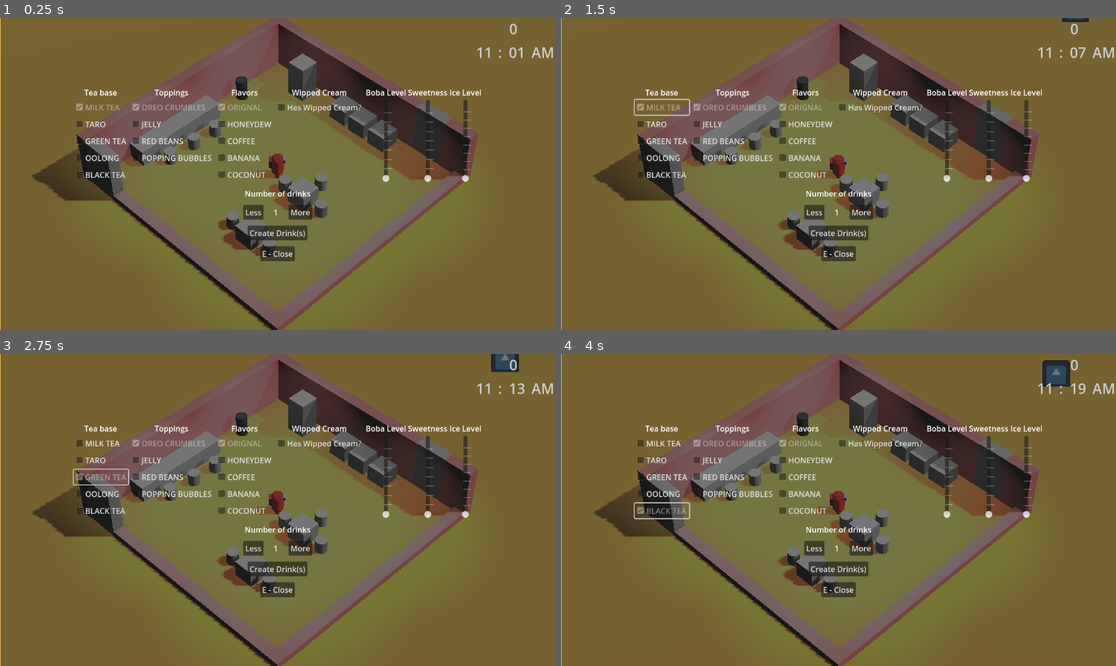
Above: before the commit, frames 1-4 (two rows, left to right).
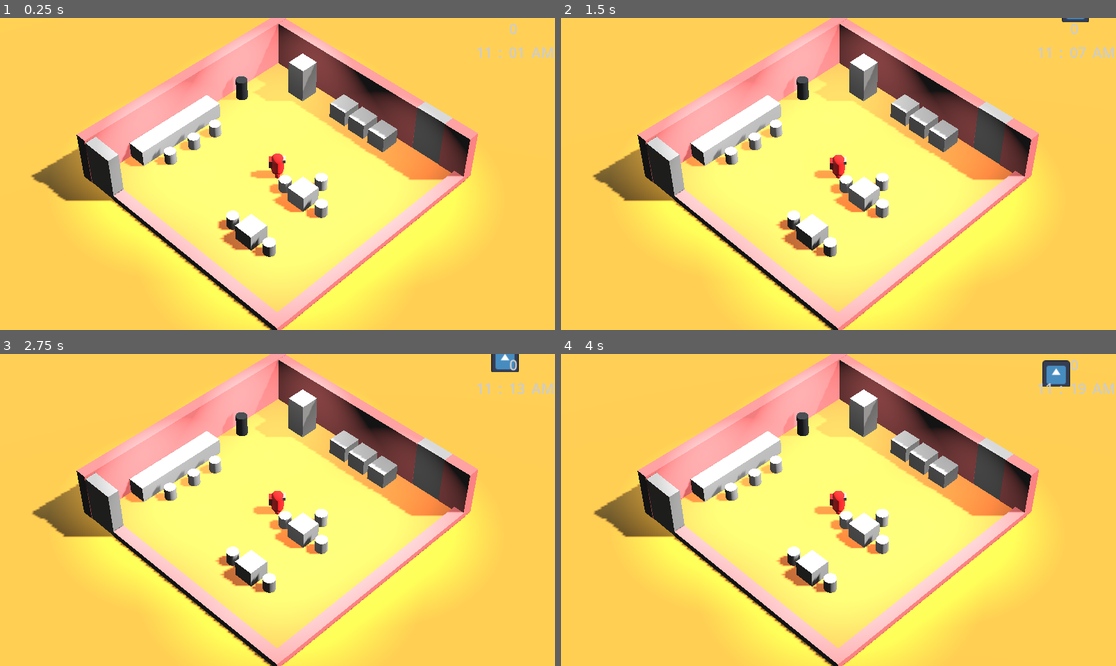
Above: after the commit, the same moments.

Repository: Kamjam/Bobaeria-Cafe
Game: Godot game, scene res://Scenes/Main.tscn
Same seed, same stepped clock (60 frames per second), same inputs: the game is played once before the commit and once after it. This scene is started directly instead of the project's main scene. The engine's default icon, where the game draws it, is replaced by a stand-in: a white triangle on a blue panel in a dark square. Sound files missing from this copy of the repository are replaced by a short silence.
Inputs (mouse positions are in pixels of both pictures, inside the frame that each line leads up to):
- Up to frame 1 (0.25 s): no input
- Up to frame 2 (1.5 s): click (660, 124) at 0.5 s, where only the run before the commit has a clickable "TARO"; click (660, 108) at 1.25 s, where only the run before the commit has a clickable "MILK TEA"
- Up to frame 3 (2.75 s): click (99, 475) at 2 s, where only the run before the commit has a clickable "GREEN TEA"
- Up to frame 4 (4 s): click (660, 494) at 2.75 s, where only the run before the commit has a clickable "OOLONG"; click (660, 510) at 3.5 s, where only the run before the commit has a clickable "BLACK TEA"

The runs differ from the first frame. In frame 1, 97% of the frame differs, in the area x 0-100%, y 0-100%; in frame 2, 97%; in frame 3, 97%; in frame 4, 97%.

Commit message:
re puyshed changes

Diff:
--- a/bobaeria-cafe/Scenes/Main.tscn
+++ b/bobaeria-cafe/Scenes/Main.tscn
@@ -70,6 +70,7 @@
 [node name="Time GUI" parent="." instance=ExtResource("2_n8t0o")]
 
 [node name="Control" parent="." instance=ExtResource("3_4ss8n")]
+visible = false
 
 [node name="THE SUN" parent="." node_paths=PackedStringArray("time_system") instance=ExtResource("4_08trf")]
 light_energy = 1.5
@@ -343,11 +344,11 @@
 _drink_spawn_points = [NodePath("../NavigationRegion3D/Table8/DrinkSpawnPoint"), NodePath("../NavigationRegion3D/Table7/DrinkSpawnPoint"), NodePath("../NavigationRegion3D/Table6/DrinkSpawnPoint")]
 _drink_constructor = NodePath("../Control")
 
-[node name="BubbleControl" type="Node3D" parent="." node_paths=PackedStringArray("_drink_spawner")]
-script = ExtResource("18_5wr35")
+[node name="Node3D" type="Node3D" parent="." node_paths=PackedStringArray("_drink_spawner")]
+script = ExtResource("18_efweb")
 _bubble_float_hight = 5.0
 _bubble_durration_time = 2.0
-_drink_bubble = ExtResource("19_8fxcr")
+_drink_bubble = ExtResource("18_fdcos")
 _drink_spawner = NodePath("../DrinkSpawner")
 _time_till_despawn_start = null
 
--- a/bobaeria-cafe/Scenes/Main_Aaron.tscn
+++ b/bobaeria-cafe/Scenes/Main_Aaron.tscn
@@ -343,13 +343,13 @@
 _drink_spawn_points = [NodePath("../NavigationRegion3D/Table8/DrinkSpawnPoint"), NodePath("../NavigationRegion3D/Table7/DrinkSpawnPoint"), NodePath("../NavigationRegion3D/Table6/DrinkSpawnPoint")]
 _drink_constructor = NodePath("../Control")
 
-[node name="BubbleControl" type="Node3D" parent="." node_paths=PackedStringArray("_drink_spawner")]
+[node name="Node3D" type="Node3D" parent="." node_paths=PackedStringArray("_drink_spawner")]
 script = ExtResource("18_m0uxc")
 _bubble_float_hight = 5.0
 _bubble_durration_time = 2.0
 _drink_bubble = ExtResource("19_j47ib")
+_time_till_despawn_start = null
 _drink_spawner = NodePath("../DrinkSpawner")
-_time_till_despawn_start = null
 
 [node name="MusicPlayer" type="AudioStreamPlayer3D" parent="."]
 transform = Transform3D(-0.707107, 0, -0.707107, 0, 1, 0, 0.707107, 0, -0.707107, 12.4042, 0.14535, -2.48874)
--- a/bobaeria-cafe/ScoreScripts/BubblePopping.gd
+++ b/bobaeria-cafe/ScoreScripts/BubblePopping.gd
@@ -14,8 +14,7 @@
 	ray_query.from = from
 	ray_query.to = to
 	var raycast_result = space.intersect_ray(ray_query)
-	if !raycast_result.is_empty() and Input.is_action_just_pressed("fire"):
-		print(raycast_result.collider)
+	if !raycast_result.is_empty():
 		if raycast_result.collider is DrinkBubble:
 			var bubble: DrinkBubble = raycast_result.collider
 			print("found bubble: ", bubble)
Not shown: 2 places in bobaeria-cafe/Scenes/Main.tscn that only renumber resources
Not shown: 2 places in bobaeria-cafe/Scenes/Main_Aaron.tscn that only renumber resources
Not shown: 1 places in bobaeria-cafe/drink_spawner.tscn that only renumber resources
